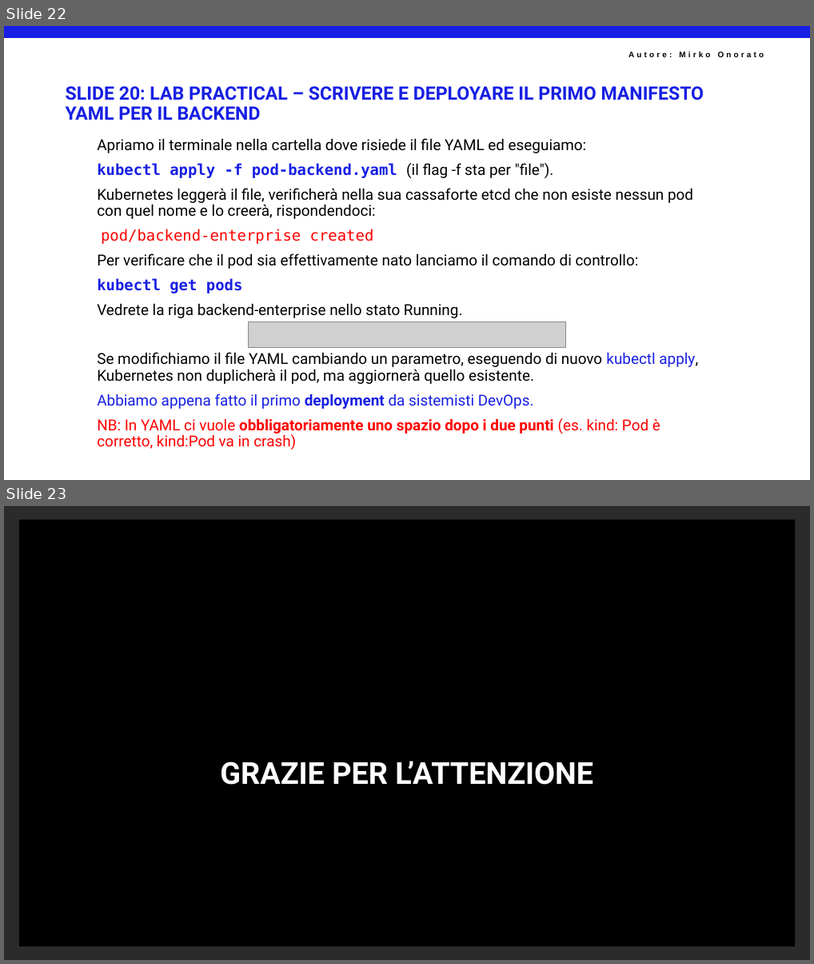
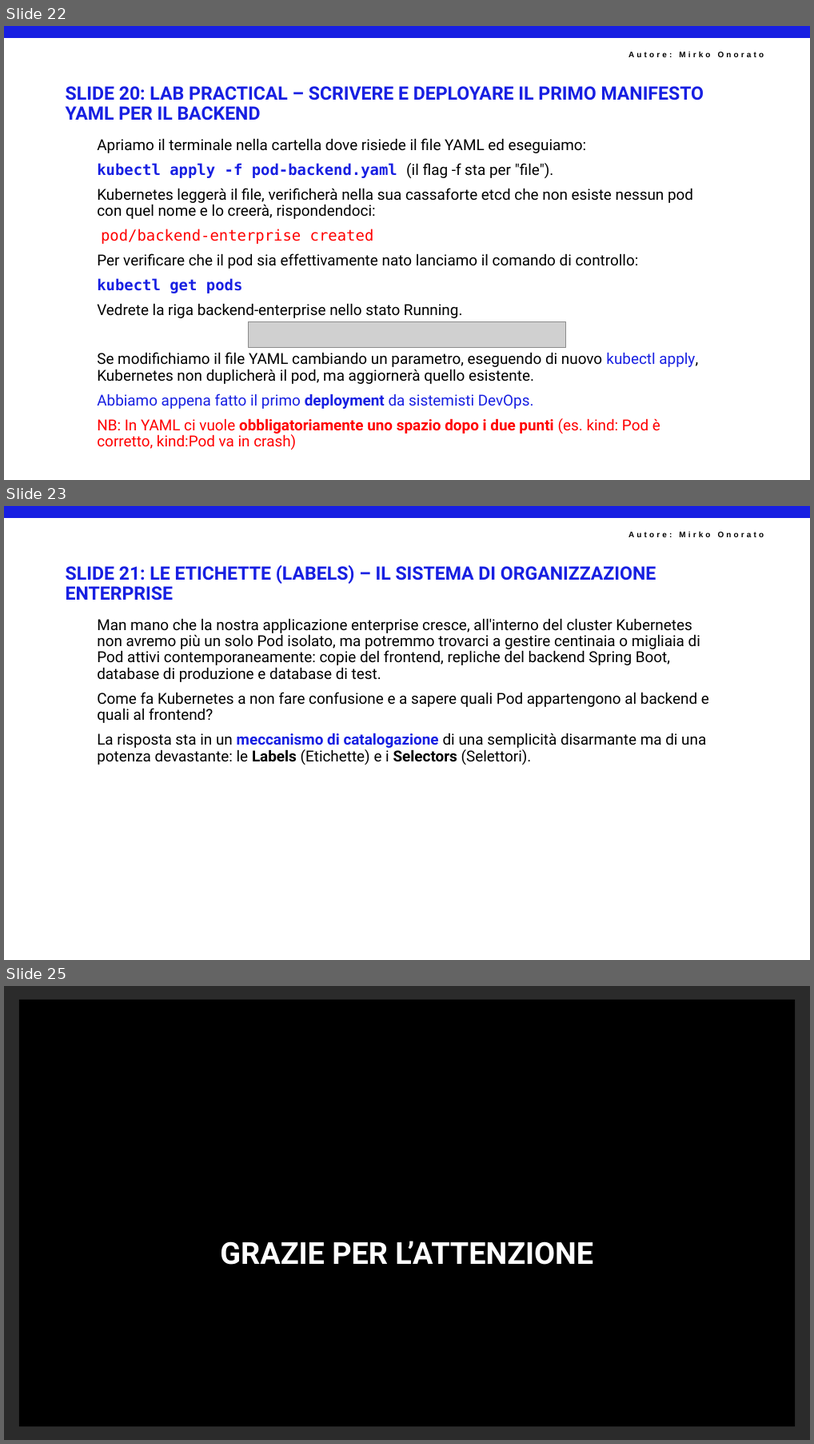
Before and after one commit to mirkoSkF/Docker-Slides, a slide deck: 4 - Kubernates. IL PASSAGGIO DA DOCKER COMPOSE ALL'ORCHESTRAZIONE ENTERPRISE.pptx. Shown one above the other, each under a label of ours: slides 22 and 23 before the commit, slides 22, 23 and 25 after it; the slides between them are not shown. The pictures are 814x964 and 814x1444 pixels, drawn with LibreOffice and Linux fonts; fonts in the diff are those of the drawing; grey boxes stand for pictures; background and template pictures are left out; a plain dark background stands for a picture behind light text. Boxes give left, top, right and bottom in pixels: in the first picture for what was removed or moved away, otherwise in the second. Text is boxed around its words. In the diff, an @@ line names an element or a change of style, - is before the commit and + after.

```diff
--- a/4 - Kubernates. IL PASSAGGIO DA DOCKER COMPOSE ALL'ORCHESTRAZIONE ENTERPRISE.pptx
+++ b/4 - Kubernates. IL PASSAGGIO DA DOCKER COMPOSE ALL'ORCHESTRAZIONE ENTERPRISE.pptx
@@ slide 23 added at <box>4,506,810,960</box>, background #FFFFFF; not listed: 2 template elements that a slide beside it also shows @@
@@ title added at <box>66,565,656,584</box>, 22 pt, text #171FE2, bold @@
+SLIDE 21: LE ETICHETTE (LABELS) – IL SISTEMA DI ORGANIZZAZIONE ENTERPRISE
@@ text added at <box>97,618,710,764</box>, 18 pt, text #000000 @@
+Man mano che la nostra applicazione enterprise cresce, all'interno del cluster Kubernetes non avremo più un solo Pod isolato, ma potremmo trovarci a gestire centinaia o migliaia di Pod attivi contemporaneamente: copie del frontend, repliche del backend Spring Boot, database di produzione e database di test.
+Come fa Kubernetes a non fare confusione e a sapere quali Pod appartengono al backend e quali al frontend?
+La risposta sta in un meccanismo di catalogazione di una semplicità disarmante ma di una potenza devastante: le Labels (Etichette) e i Selectors (Selettori).
@@ what was slide 23 is now slide 25 @@
```
Also in this commit, not shown: 1 other slide added.
